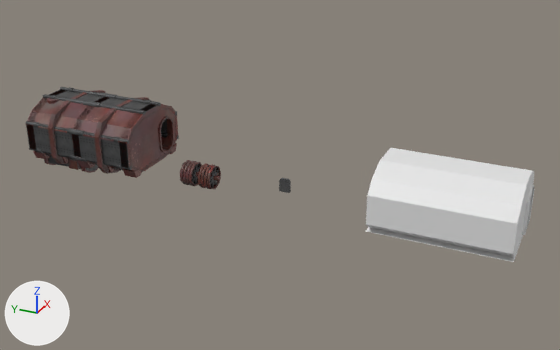
Renders of the Blender file Blender/engine_room.blend from each side of a commit.
One viewpoint serves both versions: a 50 mm camera at (-39.2, -17.2, 20.6) aimed at (0.8, 0.8, 0.6). Arrows for +X, +Y and +Z are at lower left; the lights stay in place. The picture after the commit comes second.

The scene before the commit, as lines of its bpy script (objects in view):
```python
me_cube_001 = bpy.data.meshes.new('Cube.001')
me_cube_001.from_pydata(...)  # 656 vertices, 602 faces; spans x -0.8..0.8, y -1.39..1.34, z -0.8..0.8
me_cube_001.polygons.foreach_set('use_smooth', [True] * 602)
# faces by material slot: [10, 336, 256]
me_cube_001.materials.append(mat_material)  # picture img_wall_png_002
me_cube_001.materials.append(mat_material_005)  # picture img_metal_png_002
me_cube_001.materials.append(mat_material_010)  # picture img_bloody_rust_png_002
me_cube_008 = bpy.data.meshes.new('Cube.008')
me_cube_008.from_pydata(...)  # 124 vertices, 108 faces; spans x -3.0..3.0, y -4.09..4.0, z -0.34..3.56
me_cube_008.materials.append(None)
me_cube_034 = bpy.data.meshes.new('Cube.034')
me_cube_034.from_pydata(...)  # 1966 vertices, 1700 faces; spans x -3.16..3.16, y -4.11..4.09, z -1.29..3.74
# faces by material slot: [288, 629, 694, 89]
me_cube_034.materials.append(mat_material_001)  # picture img_wall_png_001
me_cube_034.materials.append(mat_material_002)  # picture img_bloody_rust_png_001
me_cube_034.materials.append(mat_material_003)  # picture img_metal_png_001
me_cube_034.materials.append(mat_material_004)  # picture img_matky_png
ob_cube_001 = bpy.data.objects.new('Cube.001', me_cube_001)
ob_cube_001.location = (0.0, 6.0, 0.0)
ob_cube_010 = bpy.data.objects.new('Cube.010', me_cube_008)
ob_cube_010.location = (0.0, -10.0, 0.0)
ob_cube_011 = bpy.data.objects.new('Cube.011', me_cube_034)
ob_cube_011.location = (1.0, 14.0, 0.0)
```
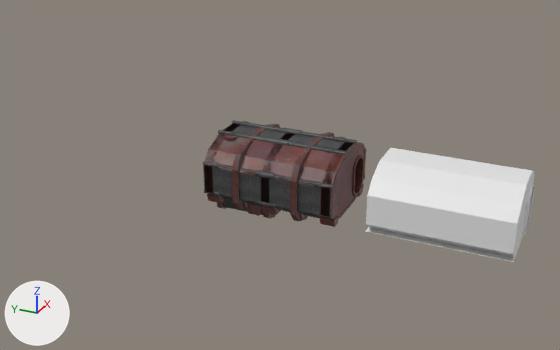
Commit message: engine spinnnnnn

Edits to the bpy script that builds the scene:
```text
Change me_cube_001:
    used by ob_cube_001; location = (0.0, 6.0, 0.0)
    remove me_cube_001.from_pydata(...)  # 656 vertices, 602 faces; spans x -0.8..0.8, y -1.39..1.34, z -0.8..0.8
    add me_cube_001.from_pydata(...)  # 656 vertices, 602 faces; spans x -2.31..0.42, y 0.32..1.92, z 0.95..2.55
    me_cube_001 part 1: the whole mesh is turned 90 degrees about the z axis through its middle, then moved by (-0.94, 1.14, 1.75)
Change ob_cube_011:
    ob_cube_011.location: (1.0, 14.0, 0.0) -> (0.0, 0.0, 0.0)
Change ob_cube_001:
    ob_cube_001.location: (0.0, 6.0, 0.0) -> (0.0, 0.0, 0.0)
```

Changed parts and their boxes (x1, y1, x2, y2) in the pictures (560 x 350 px):
'Cube.011', moved: before (26, 87, 179, 178); after (203, 120, 367, 227)
'Cube.001', moved, turned (not visible afterwards): before (180, 160, 221, 189)
